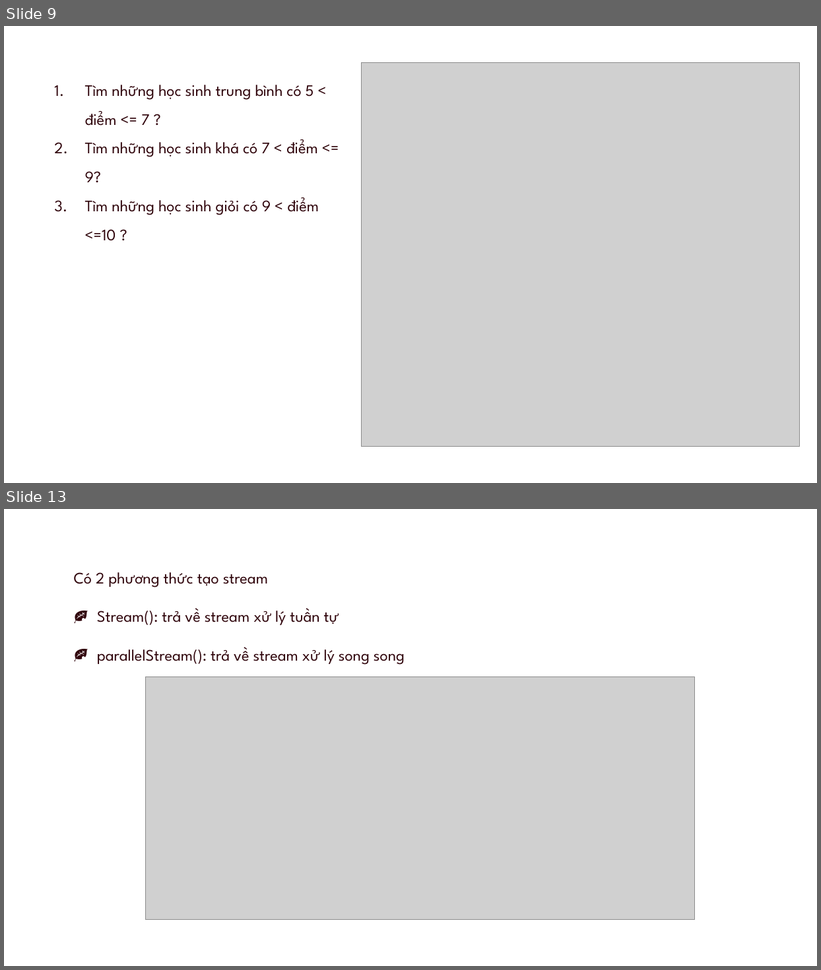
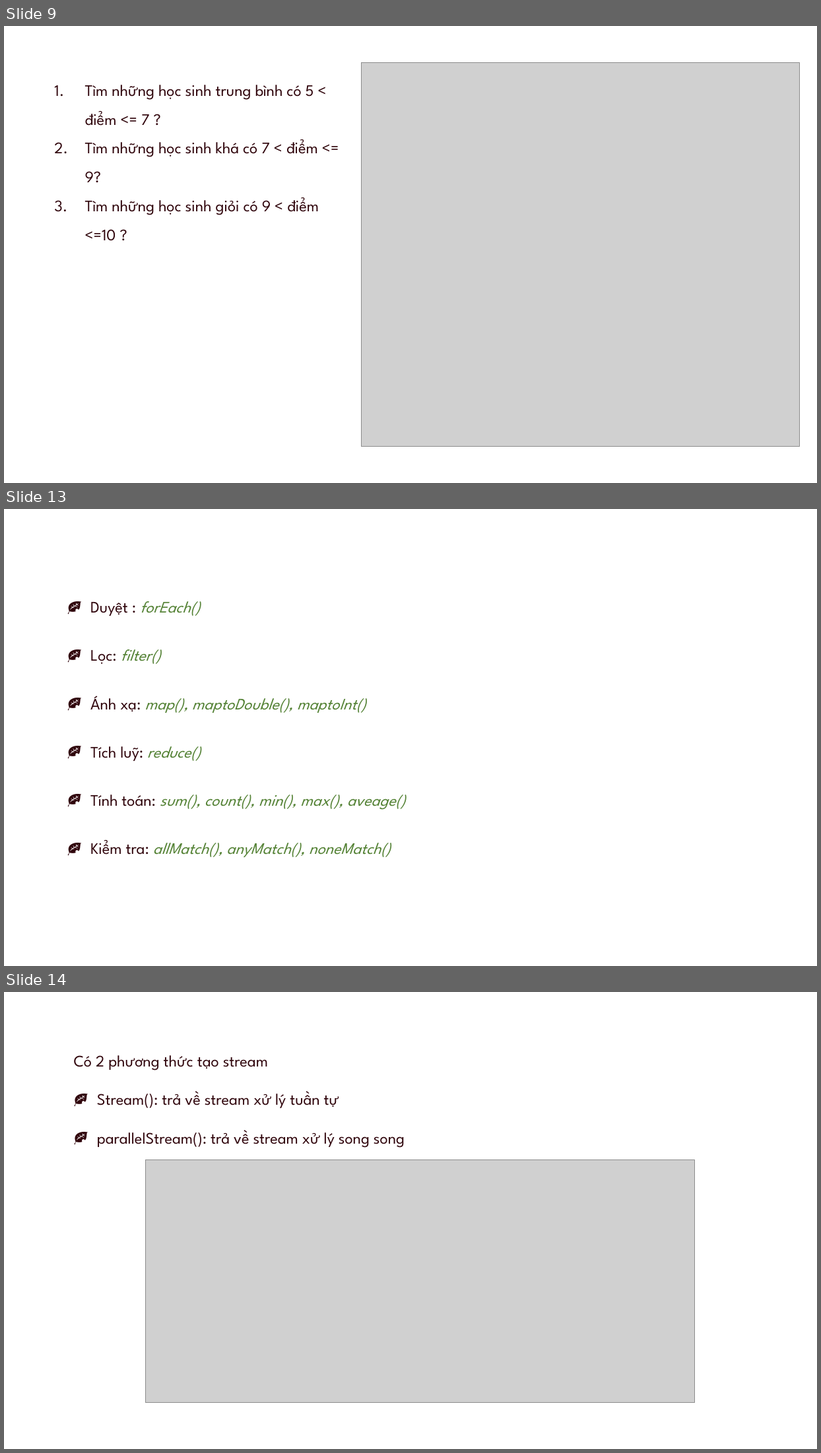
Before and after one commit to goodbyevinh/MyAppChat, a slide deck: Seminar/present.pptx. Shown one above the other, each under a label of ours: slides 9 and 13 before the commit, slides 9, 13 and 14 after it; the slides between them are not shown. The pictures are 821x970 and 821x1453 pixels, drawn with LibreOffice and Linux fonts; fonts in the diff are those of the drawing; grey boxes stand for pictures. Boxes give left, top, right and bottom in pixels: in the first picture for what was removed or moved away, otherwise in the second. Text is boxed around its words. In the diff, an @@ line names an element or a change of style, - is before the commit and + after.

```diff
--- a/Seminar/present.pptx
+++ b/Seminar/present.pptx
@@ slide 13 added at <box>4,509,817,966</box>, background #FFFFFF @@
@@ text added at <box>90,601,405,857</box>, 19 pt, text #548235, italic @@
+🍂 Duyệt : forEach()
+🍂 Lọc: filter()
+🍂 Ánh xạ: map(), maptoDouble(), maptoInt()
+🍂 Tích luỹ: reduce()
+🍂 Tính toán: sum(), count(), min(), max(), aveage()
+🍂 Kiểm tra: allMatch(), anyMatch(), noneMatch()
@@ what was slide 13 is now slide 14 @@
```
Also in this commit, not shown: 7 slides changed, 12 other slides added, 3 slides removed, 11 other files.
